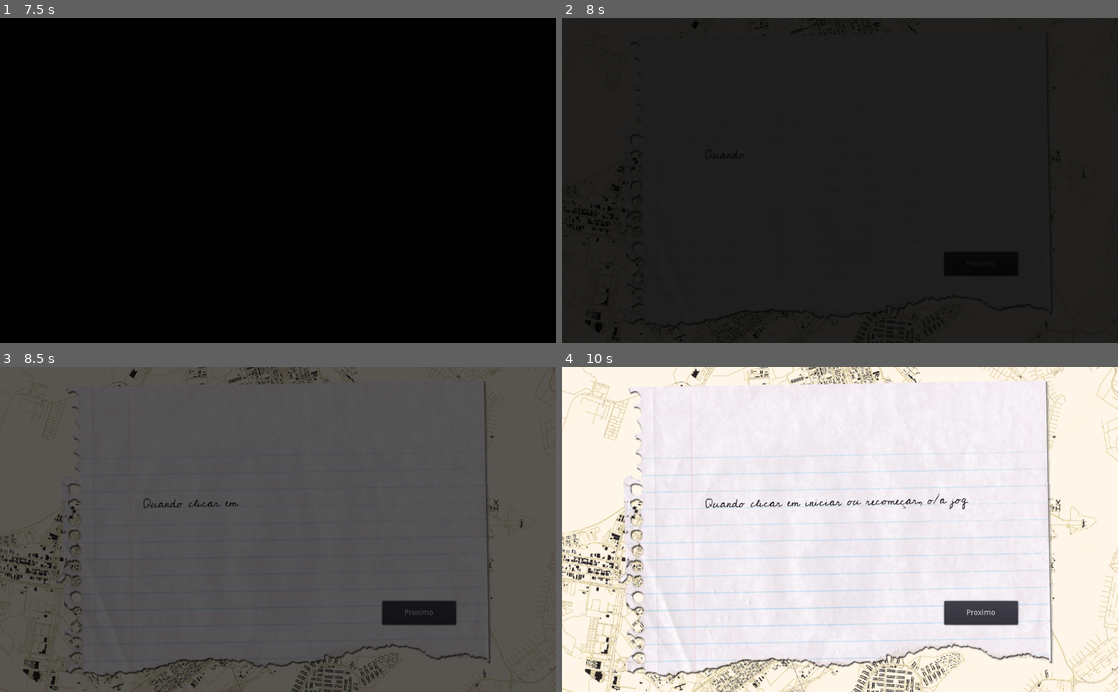
Above: before the commit, frames 1-4 (two rows, left to right).
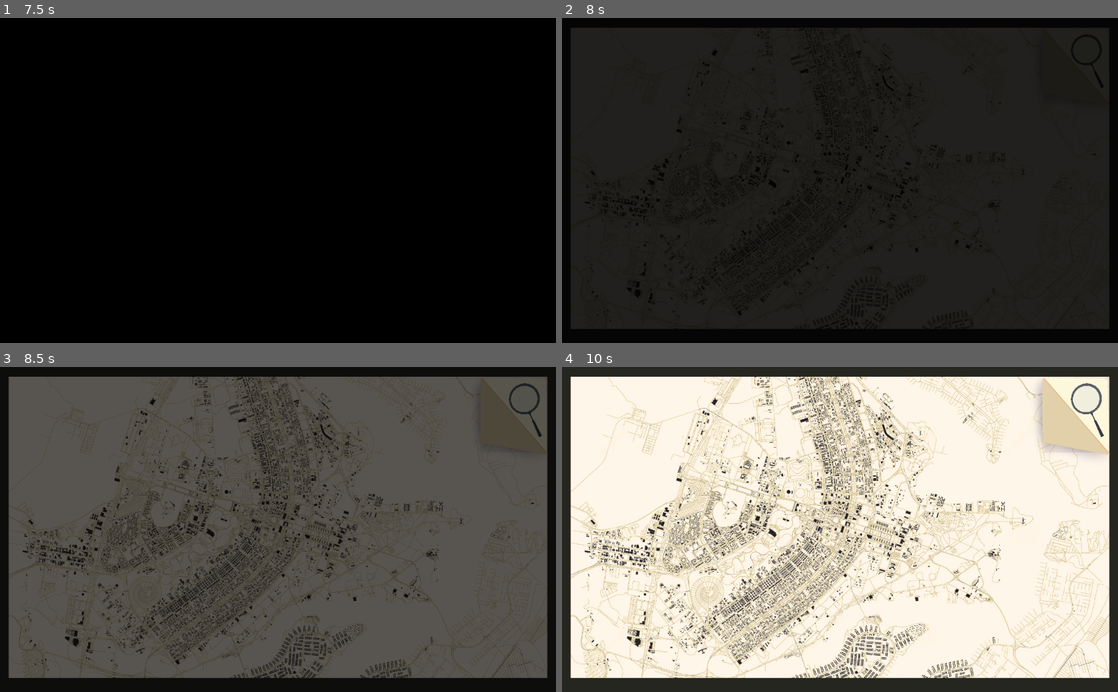
Above: after the commit, the same moments.

Repository: quadradim/historiasnoquadradim
Game: Godot game, scene res://scenes/AuxScenes/OpSceneController.tscn
Two runs of this game, one before a commit and one after it. Both use one fixed random seed, a clock stepped at 60 frames per second and the inputs below.
Inputs (mouse positions are in pixels of both pictures, inside the frame that each line leads up to):
- Up to frame 1 (7.5 s): move the mouse to (400, 164) at 0.52 s; click (400, 164) at 0.67 s; move the mouse to (166, 196) at 1.27 s; click (166, 196) at 1.42 s; move the mouse to (333, 109) at 2.02 s; click (333, 109) at 2.17 s; move the mouse to (250, 245) at 2.77 s; click (250, 245) at 2.92 s; move the mouse to (444, 229) at 3.52 s; click (444, 229) at 3.67 s; tap Enter at 4.25 s; move the mouse to (111, 131) at 4.27 s; click (111, 131) at 4.42 s; move the mouse to (305, 180) at 5.02 s; click (305, 180) at 5.17 s; click (417, 265) at 5.75 s, where only the run before the commit has a clickable "Proximo"; click (517, 323) at 6.5 s, where only the run before the commit has a clickable "Próximo"; click "Proximo" at 7.25 s
- Up to frame 2 (8 s): no input
- Up to frame 3 (8.5 s): click (266, 640) at 8 s, where only the run after the commit has a clickable "Capítulos"
- Up to frame 4 (10 s): click (684, 640) at 8.75 s, where only the run after the commit has a clickable "Iniciar"; click (684, 640) at 9.5 s, where only the run after the commit has a clickable "Iniciar"

Frame 1 is identical in both runs. In frame 2, 10% of the frame differs, in the area x 0-100%, y 0-100%; in frame 3, 23%; in frame 4, 50%.

Commit message:
Criando Cena de Primeiro Acesso

Diff:
--- a/prototype/scenes/FirstAccess/Access01.gd
+++ b/prototype/scenes/FirstAccess/Access01.gd
@@ -2,24 +2,16 @@
 
 signal end_access01
 
-var text_tutorials = ['Quando clicar em iniciar ou recomeçar, o/a jogador(a) será levado ao cenário principal em que consta o mapa do Distrito Federal, ambientado em uma Brasília histórica...']
-var text_position = 0
-var current_text_pos = 0
-var current_text = ''
+func _ready():
+	$Control/NoteArea/Message.hide()
 
-func write_text():
-	pass
+func click_magnifier(event):
+	if event.is_pressed() and event.button_index == BUTTON_LEFT:
+		$AnimationPlayer.play("MagnifierMove")
 
-func _ready():
-	pass # Replace with function body.
+func magnifier_move_finished(anim_name):
+	$Control/NoteArea/Message.show()
 
-func _on_WritingTime_timeout():
-	if current_text_pos < len(text_tutorials[text_position]) and self.layer != -1:
-		current_text += text_tutorials[text_position][current_text_pos]
-		current_text_pos += 1
-		$TutorialText.text = current_text
-	$WritingTime.start()
-
-
-func _on_Mapa_pressed():
-	emit_signal("end_access01")
+func next_scene(event):
+	if event.is_pressed() and event.button_index == BUTTON_LEFT:
+		emit_signal("end_access01")
--- a/prototype/scenes/FirstAccess/Access01.tscn
+++ b/prototype/scenes/FirstAccess/Access01.tscn
@@ -1,65 +1,165 @@
-[gd_scene load_steps=7 format=2]
+[gd_scene load_steps=12 format=2]
 
-[ext_resource path="res://assets/Images/mapa-satélite-de-brasília-brasil-ruas-da-cidade-128618769.png" type="Texture" id=1]
-[ext_resource path="res://assets/Images/Daco_4140150.png" type="Texture" id=2]
-[ext_resource path="res://assets/Fonts/cedarville_pnkfun1_cursive/Cedarville PnkFun 1 Cursive.ttf" type="DynamicFontData" id=3]
-[ext_resource path="res://scenes/FirstAccess/Access01.gd" type="Script" id=4]
-[ext_resource path="res://assets/Images/vector-graphics-portable-network-graphics-computer-icons-clip-art-magnifying-glass-png-favpng-uuSX3pTW6uenQcdfUUPDhMESR.png" type="Texture" id=5]
+[ext_resource path="res://assets/Images/Cenas/Lupa.png" type="Texture" id=1]
+[ext_resource path="res://assets/Images/mapa-satélite-de-brasília-brasil-ruas-da-cidade-128618769.png" type="Texture" id=2]
+[ext_resource path="res://assets/Images/Cenas/dobrafolha.png" type="Texture" id=3]
+[ext_resource path="res://assets/Images/Daco_4140150.png" type="Texture" id=4]
+[ext_resource path="res://assets/Fonts/Godot-Fontpack-d244bf6170b399a6d4d26a0d906058ddf2dafdf1/fonts/droid-sans/DroidSans.ttf" type="DynamicFontData" id=5]
+[ext_resource path="res://scenes/FirstAccess/Access01.gd" type="Script" id=6]
 
-[sub_resource type="DynamicFont" id=1]
+[sub_resource type="DynamicFont" id=5]
 size = 20
-outline_color = Color( 0, 0, 0, 1 )
-font_data = ExtResource( 3 )
+font_data = ExtResource( 5 )
 
-[node name="Access01" type="CanvasLayer"]
-script = ExtResource( 4 )
+[sub_resource type="StyleBoxFlat" id=3]
+bg_color = Color( 0.490196, 0.333333, 0.309804, 1 )
 
-[node name="Background" type="ColorRect" parent="."]
+[sub_resource type="Theme" id=4]
+Label/colors/font_color = Color( 1, 1, 1, 1 )
+Label/colors/font_color_shadow = Color( 0, 0, 0, 0 )
+Label/colors/font_outline_modulate = Color( 1, 1, 1, 1 )
+Label/constants/line_spacing = 3
+Label/constants/shadow_as_outline = 0
+Label/constants/shadow_offset_x = 1
+Label/constants/shadow_offset_y = 1
+Label/fonts/font = SubResource( 5 )
+Label/styles/normal = SubResource( 3 )
+
+[sub_resource type="Animation" id=1]
+resource_name = "MagnifierMove"
+length = 2.0
+tracks/0/type = "value"
+tracks/0/path = NodePath("Control/MagnifierArea/Magnifier:position")
+tracks/0/interp = 1
+tracks/0/loop_wrap = true
+tracks/0/imported = false
+tracks/0/enabled = true
+tracks/0/keys = {
+"times": PoolRealArray( 0, 1.8 ),
+"transitions": PoolRealArray( 1, 2.2974 ),
+"update": 0,
+"values": [ Vector2( 88, 62 ), Vector2( -416, 272 ) ]
+}
+tracks/1/type = "value"
+tracks/1/path = NodePath("Control/MagnifierArea/Magnifier:scale")
+tracks/1/interp = 1
+tracks/1/loop_wrap = true
+tracks/1/imported = false
+tracks/1/enabled = true
+tracks/1/keys = {
+"times": PoolRealArray( 0, 1.8 ),
+"transitions": PoolRealArray( 1, 1 ),
+"update": 0,
+"values": [ Vector2( 0.0798879, 0.0798879 ), Vector2( 0.2, 0.2 ) ]
+}
+tracks/2/type = "value"
+tracks/2/path = NodePath("Control/NoteArea/Note:scale")
+tracks/2/interp = 1
+tracks/2/loop_wrap = true
+tracks/2/imported = false
+tracks/2/enabled = true
+tracks/2/keys = {
+"times": PoolRealArray( 0, 1.5 ),
+"transitions": PoolRealArray( 1, 1 ),
+"update": 0,
+"values": [ Vector2( 1e-05, 1e-05 ), Vector2( 0.3, 0.3 ) ]
+}
+
+[sub_resource type="Animation" id=2]
+resource_name = "ShowNote"
+tracks/0/type = "value"
+tracks/0/path = NodePath("Control/NoteArea/Note:scale")
+tracks/0/interp = 1
+tracks/0/loop_wrap = true
+tracks/0/imported = false
+tracks/0/enabled = true
+tracks/0/keys = {
+"times": PoolRealArray( 0, 1 ),
+"transitions": PoolRealArray( 1, 1 ),
+"update": 0,
+"values": [ Vector2( 0, 0 ), Vector2( 0.302391, 0.302391 ) ]
+}
+
+[node name="Access02" type="CanvasLayer"]
+script = ExtResource( 6 )
+
+[node name="Control" type="Control" parent="."]
 anchor_right = 1.0
 anchor_bottom = 1.0
+
+[node name="Background" type="ColorRect" parent="Control"]
+anchor_right = 1.0
+anchor_bottom = 1.0
+color = Color( 0.14902, 0.152941, 0.129412, 1 )
 __meta__ = {
-"_edit_use_anchors_": false
+"_edit_lock_": true
 }
 
-[node name="MapaSatelite" type="Sprite" parent="Background"]
-position = Vector2( 536, 304 )
-scale = Vector2( 0.779788, 0.779788 )
+[node name="map" type="Sprite" parent="Control"]
+position = Vector2( 512, 296 )
+scale = Vector2( 0.61978, 0.61978 )
+texture = ExtResource( 2 )
+__meta__ = {
+"_edit_lock_": true
+}
+
+[node name="NoteArea" type="ColorRect" parent="Control"]
+anchor_left = 0.5
+anchor_top = 0.5
+anchor_right = 0.5
+anchor_bottom = 0.5
+margin_left = -136.0
+margin_top = -84.0
+margin_right = 128.0
+margin_bottom = 84.0
+color = Color( 1, 1, 1, 0 )
+
+[node name="Note" type="Sprite" parent="Control/NoteArea"]
+position = Vector2( 128, 88 )
+scale = Vector2( 1e-05, 1e-05 )
+texture = ExtResource( 4 )
+
+[node name="Message" type="Label" parent="Control/NoteArea"]
+anchor_left = 0.5
+anchor_top = 0.5
+anchor_right = 0.5
+anchor_bottom = 0.5
+margin_left = -252.0
+margin_top = 148.0
+margin_right = 260.0
+margin_bottom = 244.0
+theme = SubResource( 4 )
+text = "Você Achou Uma Lupa! O que é esse bilhee?"
+align = 1
+valign = 1
+
+[node name="MagnifierArea" type="ColorRect" parent="Control"]
+anchor_left = 0.5
+anchor_top = 0.5
+anchor_right = 0.5
+anchor_bottom = 0.5
+margin_left = 376.0
+margin_top = -282.0
+margin_right = 496.0
+margin_bottom = -142.0
+color = Color( 0.694118, 0.580392, 0.580392, 0.188235 )
+
+[node name="Fold" type="Sprite" parent="Control/MagnifierArea"]
+position = Vector2( 64.763, 62.7906 )
+rotation = -0.0174533
+scale = Vector2( 0.402794, 0.426947 )
+texture = ExtResource( 3 )
+
+[node name="Magnifier" type="Sprite" parent="Control/MagnifierArea"]
+position = Vector2( 88, 62 )
+rotation = -0.429351
+scale = Vector2( 0.0798879, 0.0798879 )
 texture = ExtResource( 1 )
 
-[node name="FolhaDeTutorial" type="Sprite" parent="."]
-position = Vector2( 504, 312 )
-texture = ExtResource( 2 )
+[node name="AnimationPlayer" type="AnimationPlayer" parent="."]
+anims/MagnifierMove = SubResource( 1 )
+anims/ShowNote = SubResource( 2 )
 
-[node name="TutorialText" type="Label" parent="."]
-margin_left = 264.0
-margin_top = 232.0
-margin_right = 816.0
-margin_bottom = 384.0
-rect_rotation = -1.0
-custom_colors/font_color = Color( 0, 0, 0, 1 )
-custom_constants/line_spacing = -11
-custom_fonts/font = SubResource( 1 )
-autowrap = true
-__meta__ = {
-"_edit_use_anchors_": false
-}
-
-[node name="WritingTime" type="Timer" parent="."]
-wait_time = 0.05
-autostart = true
-
-[node name="vector-graphics-portable-network-graphics-computer-icons-clip-art-magnifying-glass-png-favpng-uuSX3pTW6uenQcdfUUPDhMESR" type="Sprite" parent="WritingTime"]
-visible = false
-position = Vector2( 856, 296 )
-scale = Vector2( 0.183537, 0.183537 )
-texture = ExtResource( 5 )
-
-[node name="Mapa" type="Button" parent="."]
-margin_left = 704.0
-margin_top = 432.0
-margin_right = 840.0
-margin_bottom = 476.0
-text = "Proximo"
-
-[connection signal="timeout" from="WritingTime" to="." method="_on_WritingTime_timeout"]
-[connection signal="pressed" from="Mapa" to="." method="_on_Mapa_pressed"]
+[connection signal="gui_input" from="Control/NoteArea" to="." method="next_scene"]
+[connection signal="gui_input" from="Control/MagnifierArea" to="." method="click_magnifier"]
+[connection signal="animation_finished" from="AnimationPlayer" to="." method="magnifier_move_finished"]
--- /dev/null
+++ b/prototype/scenes/FirstAccess/Access02.gd
@@ -0,0 +1,25 @@
+extends CanvasLayer
+
+signal end_access02
+
+var text_tutorials = ['Quando clicar em iniciar ou recomeçar, o/a jogador(a) será levado ao cenário principal em que consta o mapa do Distrito Federal, ambientado em uma Brasília histórica...']
+var text_position = 0
+var current_text_pos = 0
+var current_text = ''
+
+func write_text():
+	pass
+
+func _ready():
+	pass # Replace with function body.
+
+func _on_WritingTime_timeout():
+	if current_text_pos < len(text_tutorials[text_position]) and self.layer != -1:
+		current_text += text_tutorials[text_position][current_text_pos]
+		current_text_pos += 1
+		$TutorialText.text = current_text
+	$WritingTime.start()
+
+
+func _on_Mapa_pressed():
+	emit_signal("end_access02")
--- /dev/null
+++ b/prototype/scenes/FirstAccess/Access02.tscn
@@ -0,0 +1,65 @@
+[gd_scene load_steps=7 format=2]
+
+[ext_resource path="res://assets/Images/mapa-satélite-de-brasília-brasil-ruas-da-cidade-128618769.png" type="Texture" id=1]
+[ext_resource path="res://assets/Images/Daco_4140150.png" type="Texture" id=2]
+[ext_resource path="res://assets/Fonts/cedarville_pnkfun1_cursive/Cedarville PnkFun 1 Cursive.ttf" type="DynamicFontData" id=3]
+[ext_resource path="res://scenes/FirstAccess/Access02.gd" type="Script" id=4]
+[ext_resource path="res://assets/Images/vector-graphics-portable-network-graphics-computer-icons-clip-art-magnifying-glass-png-favpng-uuSX3pTW6uenQcdfUUPDhMESR.png" type="Texture" id=5]
+
+[sub_resource type="DynamicFont" id=1]
+size = 20
+outline_color = Color( 0, 0, 0, 1 )
+font_data = ExtResource( 3 )
+
+[node name="Access01" type="CanvasLayer"]
+script = ExtResource( 4 )
+
+[node name="Background" type="ColorRect" parent="."]
+anchor_right = 1.0
+anchor_bottom = 1.0
+__meta__ = {
+"_edit_use_anchors_": false
+}
+
+[node name="MapaSatelite" type="Sprite" parent="Background"]
+position = Vector2( 536, 304 )
+scale = Vector2( 0.779788, 0.779788 )
+texture = ExtResource( 1 )
+
+[node name="FolhaDeTutorial" type="Sprite" parent="."]
+position = Vector2( 504, 312 )
+texture = ExtResource( 2 )
+
+[node name="TutorialText" type="Label" parent="."]
+margin_left = 264.0
+margin_top = 232.0
+margin_right = 816.0
+margin_bottom = 384.0
+rect_rotation = -1.0
+custom_colors/font_color = Color( 0, 0, 0, 1 )
+custom_constants/line_spacing = -11
+custom_fonts/font = SubResource( 1 )
+autowrap = true
+__meta__ = {
+"_edit_use_anchors_": false
+}
+
+[node name="WritingTime" type="Timer" parent="."]
+wait_time = 0.05
+autostart = true
+
+[node name="vector-graphics-portable-network-graphics-computer-icons-clip-art-magnifying-glass-png-favpng-uuSX3pTW6uenQcdfUUPDhMESR" type="Sprite" parent="WritingTime"]
+visible = false
+position = Vector2( 856, 296 )
+scale = Vector2( 0.183537, 0.183537 )
+texture = ExtResource( 5 )
+
+[node name="Mapa" type="Button" parent="."]
+margin_left = 704.0
+margin_top = 432.0
+margin_right = 840.0
+margin_bottom = 476.0
+text = "Proximo"
+
+[connection signal="timeout" from="WritingTime" to="." method="_on_WritingTime_timeout"]
+[connection signal="pressed" from="Mapa" to="." method="_on_Mapa_pressed"]
--- a/prototype/scenes/FirstAccess/CharacterChoice.gd
+++ b/prototype/scenes/FirstAccess/CharacterChoice.gd
@@ -4,6 +4,8 @@
 var items = []
 
 export(Resource) var image_source
+
+signal end_choice
 
 func _ready():
 	$TabContainer/Habilidades/Abiliity.texture = image_source
@@ -36,3 +38,6 @@
 			item.unselect_object()
 			break
 	print(object_source)
+
+func end_character_choice():
+	emit_signal("end_choice")
--- a/prototype/scenes/FirstAccess/CharacterChoice.tscn
+++ b/prototype/scenes/FirstAccess/CharacterChoice.tscn
@@ -245,9 +245,6 @@
 margin_bottom = 580.0
 theme = ExtResource( 1 )
 text = "Próximo"
-__meta__ = {
-"_edit_use_anchors_": false
-}
 
 [connection signal="clicked_object" from="TabContainer/Habilidades/img1" to="." method="choose_an_object"]
 [connection signal="clicked_object" from="TabContainer/Habilidades/img2" to="." method="choose_an_object"]
@@ -258,3 +255,4 @@
 [connection signal="clicked_object" from="TabContainer/Habilidades/img7" to="." method="choose_an_object"]
 [connection signal="clicked_object" from="TabContainer/Habilidades/img8" to="." method="choose_an_object"]
 [connection signal="clicked_object" from="TabContainer/Habilidades/img9" to="." method="choose_an_object"]
+[connection signal="pressed" from="Next" to="." method="end_character_choice"]
--- a/prototype/scripts/OpSceneController.gd
+++ b/prototype/scripts/OpSceneController.gd
@@ -42,8 +42,14 @@
 		# First Access
 		load_control_scene('res://scenes/FirstAccess/Access01.tscn', 'Access01', 'end_access01')
 	elif current_scene_name == 'Access01':
+		# Second Access
+		load_control_scene('res://scenes/FirstAccess/Access02.tscn', 'Access02', 'end_access02')
+	elif current_scene_name == 'Access02':
 		# Character Choice
-		load_control_scene('res://scenes/FirstAccess/CharacterChoice.tscn', 'CharacterChoice', 'None')
+		load_control_scene('res://scenes/FirstAccess/CharacterChoice.tscn', 'CharacterChoice', 'end_choice')
+	elif current_scene_name == 'CharacterChoice':
+		# Menu Access
+		load_control_scene('res://scenes/GUI/Menu.tscn', 'Menu', 'end_menu')
 
 	transition_animation.play("fade_in")
 	transition_animation_name = "fade_in"
